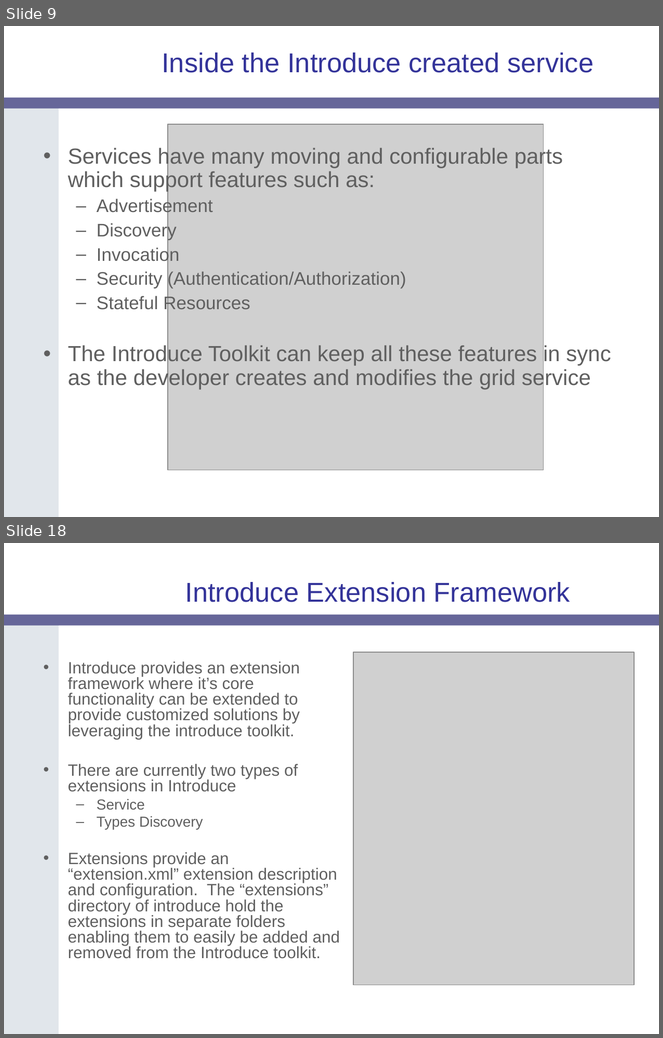
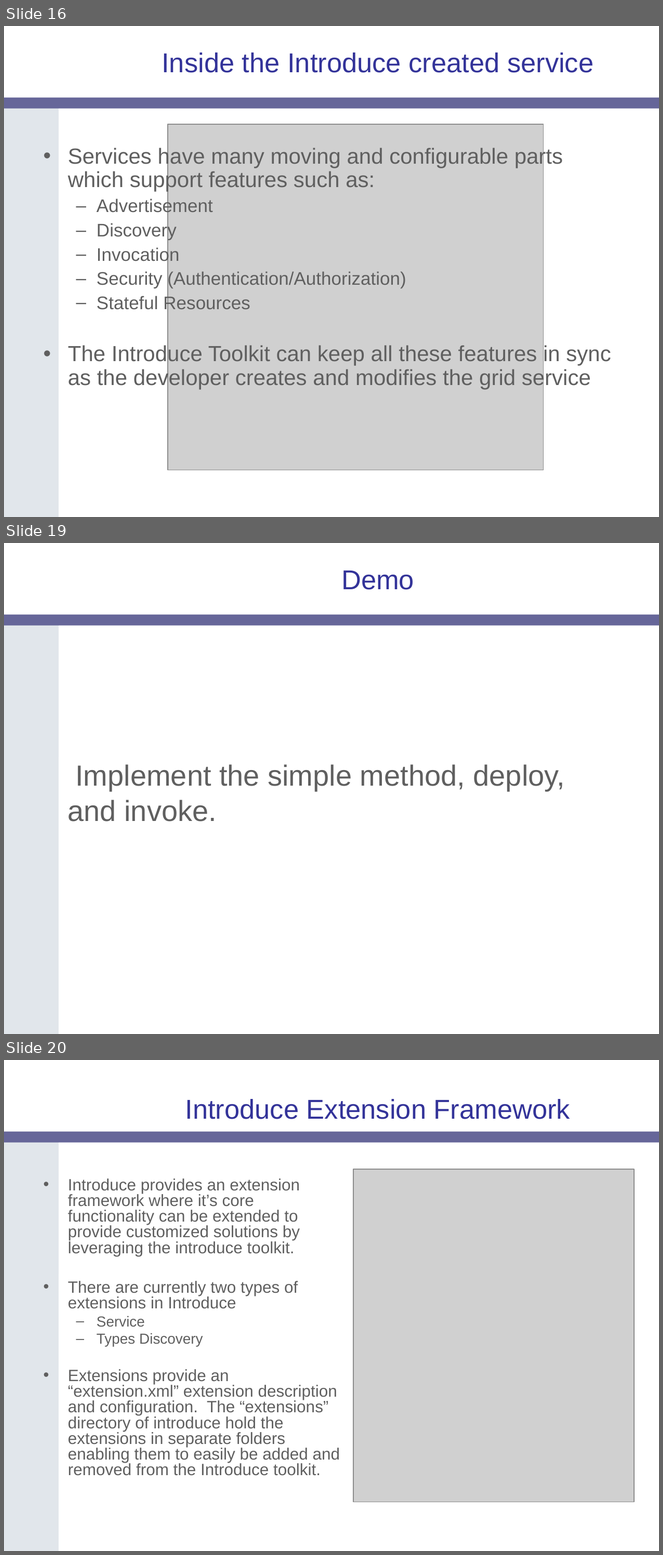
Before and after one commit to NCIP/cagrid-portal, a slide deck: cagrid-1-0/Documentation/presentations/introduce/Introduce-OGF19.ppt. Shown one above the other, each under a label of ours: slides 9 and 18 before the commit, slides 16, 19 and 20 after it; the slides between them are not shown. The pictures are 663x1038 and 663x1555 pixels, drawn with LibreOffice and Linux fonts; fonts in the diff are those of the drawing; grey boxes stand for pictures; background and template pictures are left out. Boxes give left, top, right and bottom in pixels: in the first picture for what was removed or moved away, otherwise in the second. Text is boxed around its words. In the diff, an @@ line names an element or a change of style, - is before the commit and + after.

```diff
--- a/cagrid-1-0/Documentation/presentations/introduce/Introduce-OGF19.ppt
+++ b/cagrid-1-0/Documentation/presentations/introduce/Introduce-OGF19.ppt
@@ slide 19 added at box(4, 543, 659, 1034), background #FFFFFF; not listed: 2 template elements that a slide beside it also shows @@
@@ title added at box(341, 571, 414, 590), 30 pt, text #333399 @@
+Demo
@@ text added at box(68, 765, 565, 822), 32 pt, text #5F5F5F @@
+Implement the simple method, deploy, and invoke.
@@ what was slide 9 is now slide 16 @@
@@ what was slide 18 is now slide 20 @@
```
Also in this commit, not shown: 5 slides changed, 2 other slides added, 1 slide removed.
